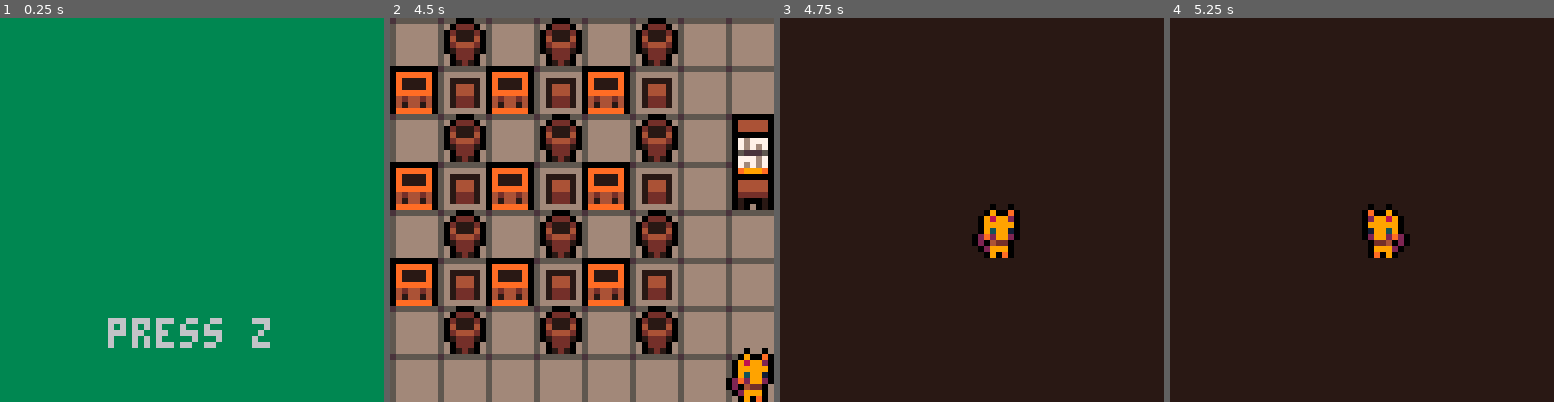
Above: before the commit, frames 1-4 (left to right).
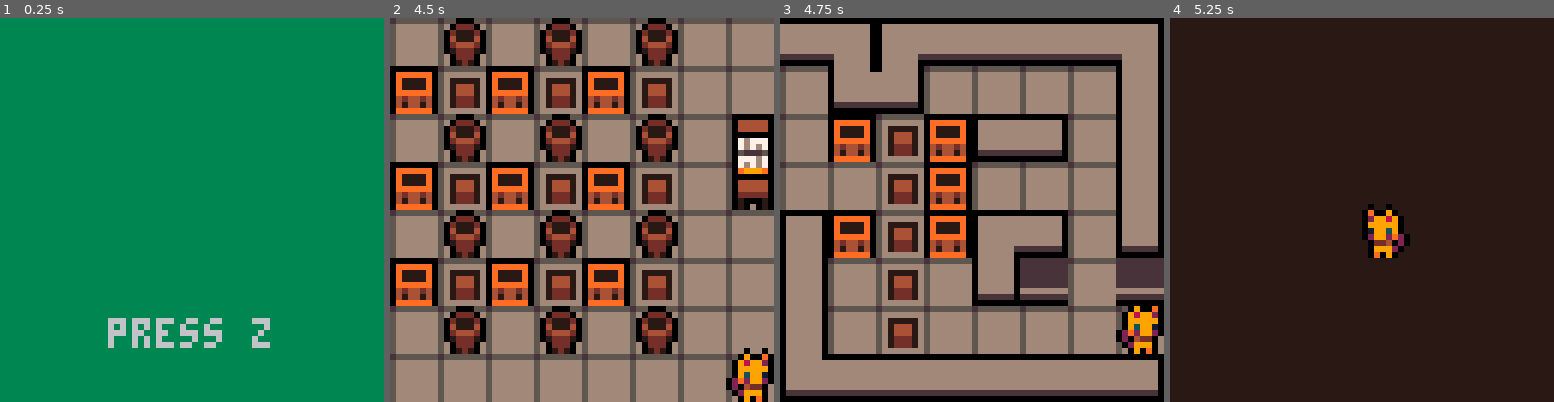
Above: after the commit, the same moments.

Repository: konata-chan404/Kitty-Kondo
Game: PICO-8 cartridge game.p8
Two runs of this game, one before a commit and one after it. Both use one fixed random seed, a clock stepped at 60 frames per second and the inputs below.
Inputs:
- Up to frame 1 (0.25 s): no input
- Up to frame 2 (4.5 s): tap X (X key) at 0.33, 1.07, 1.85, 2.97, 4.08 s; tap O (Z key) at 0.7, 1.7, 2.1, 2.5, 2.9, 3.3, 3.7, 4.1 s; hold Right 1.6-2.1 s; hold Up 2.15-2.42 s; hold Right 2.47-3.03 s; hold Left 3.08-3.58 s; hold Down 3.63-3.97 s; hold Right from 4.02 s (still down)
- Up to frame 3 (4.75 s): tap O (Z key) at 4.5 s; release Right at 4.68 s; hold Up from 4.73 s (still down)
- Up to frame 4 (5.25 s): tap O (Z key) at 4.9 s; release Up at 5.03 s; hold Left from 5.08 s (still down); tap X (X key) at 5.2 s

Frames 1-2 are identical in both runs. In frame 3, 97% of the frame differs, in the area x 0-100%, y 0-100%; in frame 4, nothing differs.

Commit message:
another level

Diff:
--- a/game.p8
+++ b/game.p8
@@ -649,6 +649,16 @@
 			celx_end = 26,
 			cely_end = 11,
 			player_spawn = {xpos=26, ypos=11},
+			end_point = {xpos=100, ypos = 100},
+			ground_tile = 62
+		},
+
+		{
+			celx_start = 32,
+			cely_start = 0,
+			celx_end = 41,
+			cely_end = 7,
+			player_spawn = {xpos=41, ypos=6},
 			end_point = {xpos=100, ypos = 100},
 			ground_tile = 62
 		},
@@ -1017,15 +1027,15 @@
 0000000000010101010101010101010104030000000101010101010101010101010000000000000101010101010101010100000000000008010101011101000101010101010000000000000000000000010101010101000000000000000000000101010101010101010000010101000001010101010101010100000101010000
 0000000000000000000000000000000000000000000000000000000000000000000000000000000000000000000000000000000000000000000000000000000000000000000000000000000000000000000000000000000000000000000000000000000000000000000000000000000000000000000000000000000000000000
 __map__
-0b0c0c0c0c0c0c0f00000b0c0c0c0f000b0c0c0c0c0c0c0c0c0c0f0000000000000000000000000000000000000000000000000000000000000000000000000000000000000000000000000000000000000000000000000000000000000000000000000000000000000000000000000000000000000000000000000000000000
-1b6065636465661f00001b60656617001b1c1c1c1c1c1c1c1c1e1f0000000000000000000000000000000000000000000000000000000000000000000000000000000000000000000000000000000000000000000000000000000000000000000000000000000000000000000000000000000000000000000000000000000000
-2b4075737475762f00002b42754117002b2c2c2c2c2c2c2c2c2e2f0000000000000000000000000000000000000000000000000000000000000000000000000000000000000000000000000000000000000000000000000000000000000000000000000000000000000000000000000000000000000000000000000000000000
-3b503e3e3e3e3e3f00003b523e5117003b3e3e3e3e3e3e3e3e3e3f0000000000000000000000000000000000000000000000000000000000000000000000000000000000000000000000000000000000000000000000000000000000000000000000000000000000000000000000000000000000000000000000000000000000
-3e3e113e3e673e3c10203e3e3e3717003e3e543e543e543e543e3e2000000000000000000000000000000000000000000000000000000000000000000000000000000000000000000000000000000000000000000000000000000000000000000000000000000000000000000000000000000000000000000000000000000000
-0839393a3e773e0700000b0c3a3e1700673e3e1137113711373e3e2000000000000000000000000000000000000000000000000000000000000000000000000000000000000000000000000000000000000000000000000000000000000000000000000000000000000000000000000000000000000000000000000000000000
-17373e3e3e3e3e1700001737683e1700773e543e543e543e543e680000000000000000000000000000000000000000000000000000000000000000000000000000000000000000000000000000000000000000000000000000000000000000000000000000000000000000000000000000000000000000000000000000000000
-280e0e0e0e0e0e2a0000173e783e1700673e3e1137113711373e780000000000000000000000000000000000000000000000000000000000000000000000000000000000000000000000000000000000000000000000000000000000000000000000000000000000000000000000000000000000000000000000000000000000
-0b0e0e0e0e0e0e0f000017113e111700773e543e543e543e543e3e2000000000000000000000000000000000000000000000000000000000000000000000000000000000000000000000000000000000000000000000000000000000000000000000000000000000000000000000000000000000000000000000000000000000
+0b0c0c0c0c0c0c0f00000b0c0c0c0f000b0c0c0c0c0c0c0c0c0c0f00000000000839390a08393939390a0000000000000000000000000000000000000000000000000000000000000000000000000000000000000000000000000000000000000000000000000000000000000000000000000000000000000000000000000000
+1b6065636465661f00001b60656617001b1c1c1c1c1c1c1c1c1e1f0000000000173e3e282a3e3e3e3e170000000000000000000000000000000000000000000000000000000000000000000000000000000000000000000000000000000000000000000000000000000000000000000000000000000000000000000000000000
+2b4075737475762f00002b42754117002b2c2c2c2c2c2c2c2c2e2f0000000000173e3e113711383a3e170000000000000000000000000000000000000000000000000000000000000000000000000000000000000000000000000000000000000000000000000000000000000000000000000000000000000000000000000000
+3b503e3e3e3e3e3f00003b523e5117003b3e3e3e3e3e3e3e3e3e3f0000000000173e3e3e37113e3e3e170000000000000000000000000000000000000000000000000000000000000000000000000000000000000000000000000000000000000000000000000000000000000000000000000000000000000000000000000000
+3e3e113e3e673e3c10203e3e3e3717003e3e543e543e543e543e3e2000000000173c07113711083a3e270000000000000000000000000000000000000000000000000000000000000000000000000000000000000000000000000000000000000000000000000000000000000000000000000000000000000000000000000000
+0839393a3e773e0700000b0c3a3e1700673e3e1137113711373e3e2000000000173e173e373e27443e440000000000000000000000000000000000000000000000000000000000000000000000000000000000000000000000000000000000000000000000000000000000000000000000000000000000000000000000000000
+17373e3e3e3e3e1700001737683e1700773e543e543e543e543e680000000000173e173e373e3e3e3e3e2000000000000000000000000000000000000000000000000000000000000000000000000000000000000000000000000000000000000000000000000000000000000000000000000000000000000000000000000000
+280e0e0e0e0e0e2a0000173e783e1700673e3e1137113711373e780000000000273e283939393939393a0000000000000000000000000000000000000000000000000000000000000000000000000000000000000000000000000000000000000000000000000000000000000000000000000000000000000000000000000000
+0b0e0e0e0e0e0e0f000017113e111700773e543e543e543e543e3e2000000000001000000000000000000000000000000000000000000000000000000000000000000000000000000000000000000000000000000000000000000000000000000000000000000000000000000000000000000000000000000000000000000000
 171e1e1e1e1e1e1f00002737113e1700673e3e1137113711373e3e2000000000000000000000000000000000000000000000000000000000000000000000000000000000000000000000000000000000000000000000000000000000000000000000000000000000000000000000000000000000000000000000000000000000
 172e2e2e2e2e2e2f00103c3e3e3e1700773e543e543e543e543e3e2000000000000000000000000000000000000000000000000000000000000000000000000000000000000000000000000000000000000000000000000000000000000000000000000000000000000000000000000000000000000000000000000000000000
 173030373e3e3e3f0000073e3e3e17103c3e3e3e3e3e3e3e3e3e3e2000000000000000000000000000000000000000000000000000000000000000000000000000000000000000000000000000000000000000000000000000000000000000000000000000000000000000000000000000000000000000000000000000000000
